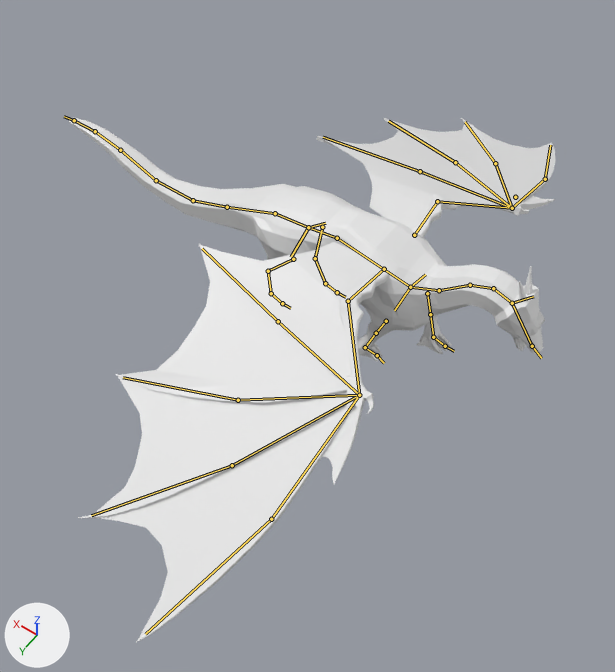
Two versions of the Blender file Entitys/CREATURES/ANIMATIONS/dragon.walk.blend, one commit apart.
Camera for both pictures: a 50 mm lens placed at (-4.04, 6.98, 9.97), pointed at (0.39, 0.78, 0.23). Arrows for +X, +Y and +Z are at lower left; the lights stay in place. Both versions are drawn at frame 0 of the action 'Armature.001Action'; the numbers are the values there. The bones that bend it are drawn over the model as lines.
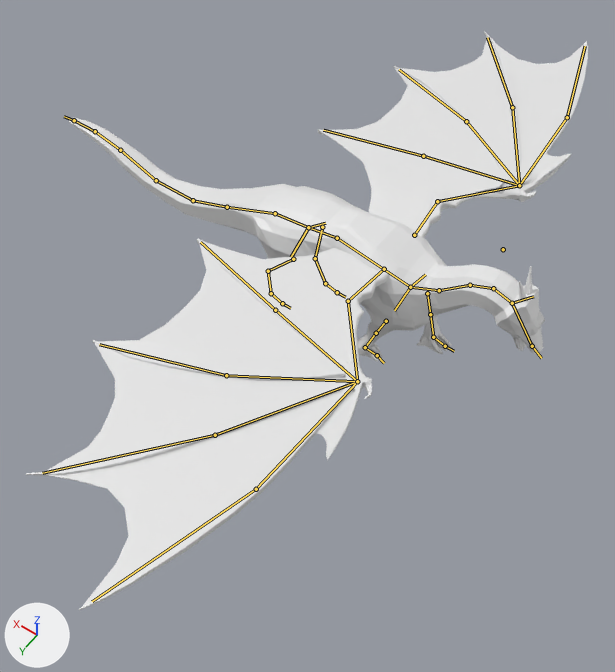
Boxes (x1, y1, x2, y2) around the edits, measured in the pictures (615 x 672 px):
'Cube', posed (16% wider, 10% taller)
    before: (69, 118, 555, 642)
    after: (26, 31, 588, 610)
bone 'Bone.021', root to tip
    before: (437, 201) to (512, 208)
    after: (437, 201) to (519, 185)
bone 'Bone.032', root to tip
    before: (348, 301) to (359, 395)
    after: (348, 301) to (357, 381)
bone 'Bone.028', root to tip
    before: (515, 197) to (515, 197)
    after: (503, 249) to (503, 249)

The change in detail:
Bone 'Bone.021' (bone_bone_021) moves from (0.18, 0.03, 0.06) to (0.0, 0.0, 0.0).
Bone 'Bone.021' (bone_bone_021) turns from (-6, -14, 18) to (0, 0, 0) degrees about its own x, y and z.
Bone 'Bone.032' (bone_bone_032) turns from (16, 15, -5) to (0, 0, 0) degrees about its own x, y and z.
Bone 'Bone.028' (bone_bone_028) moves from (-1.08, -0.22, -0.04) to (0.0, 0.0, 0.0).
Bone 'Bone.028' (bone_bone_028) turns from (-5, 23, -1) to (0, 0, 0) degrees about its own x, y and z.
